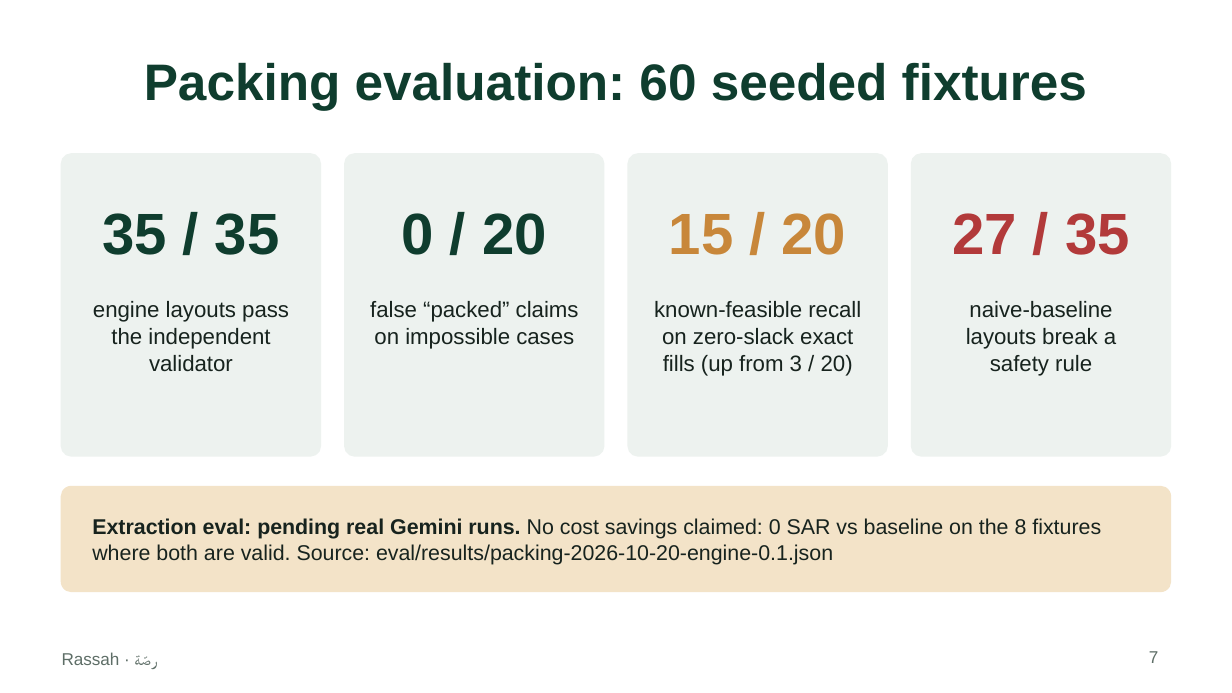
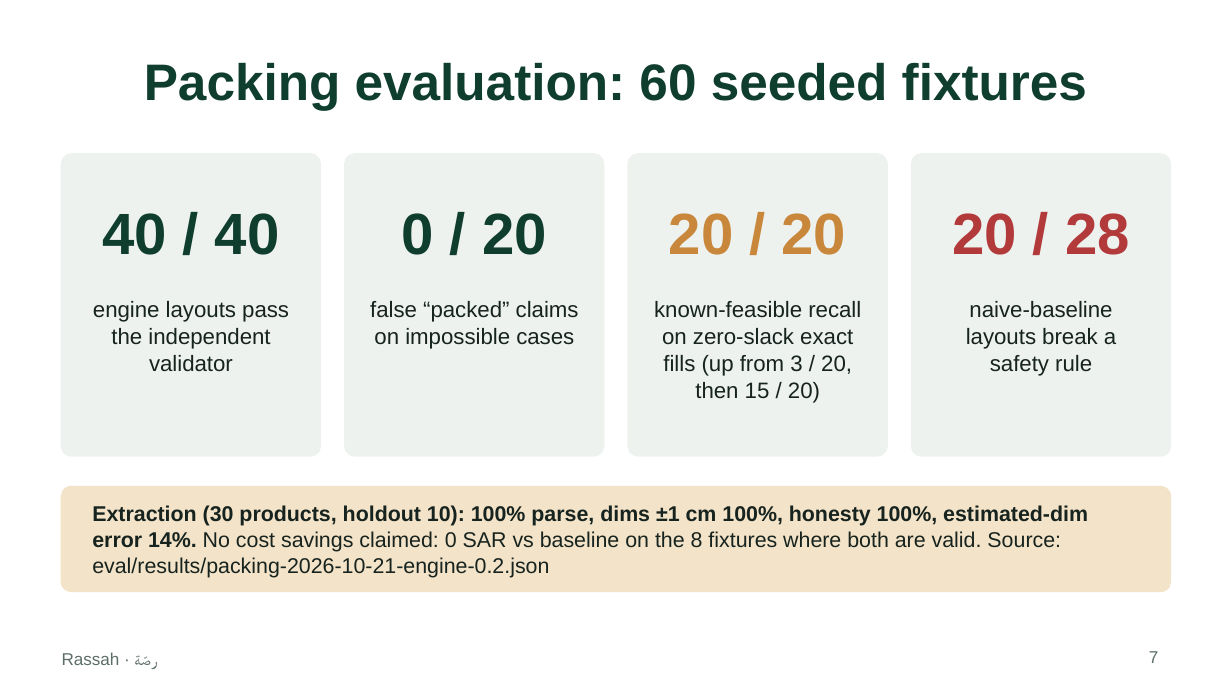
Before and after one commit to justAbdulaziz10/Rassah, a slide deck: slide 7 of docs/report/deck.pptx. Drawn at 1232x693 pixels with LibreOffice and Linux fonts; fonts in the diff are those of the drawing. Boxes give left, top, right and bottom in pixels: in the first picture for what was removed or moved away, otherwise in the second. Text is boxed around its words. In the diff, an @@ line names an element or a change of style, - is before the commit and + after.

```diff
--- a/docs/report/deck.pptx
+++ b/docs/report/deck.pptx
@@ text at bbox=[102, 213, 280, 255]: text changed @@
-35 / 35
+40 / 40
@@ text at bbox=[669, 213, 847, 255]: text changed @@
-15 / 20
+20 / 20
@@ text at bbox=[952, 213, 1130, 255]: text changed @@
-27 / 35
+20 / 28
@@ text at bbox=[654, 301, 861, 403]: text changed @@
-known-feasible recall on zero-slack exact fills (up from 3 / 20)
+known-feasible recall on zero-slack exact fills (up from 3 / 20, then 15 / 20)
@@ text at bbox=[92, 505, 1088, 578]: text changed @@
-Extraction eval: pending real Gemini runs. No cost savings claimed: 0 SAR vs baseline on the 8 fixtures where both are valid. Source: eval/results/packing-2026-10-20-engine-0.1.json
+Extraction (30 products, holdout 10): 100% parse, dims ±1 cm 100%, honesty 100%, estimated-dim error 14%. No cost savings claimed: 0 SAR vs baseline on the 8 fixtures where both are valid. Source: eval/results/packing-2026-10-21-engine-0.2.json
```
Also in this commit, not shown: 2 other slides changed, 7 other files.
